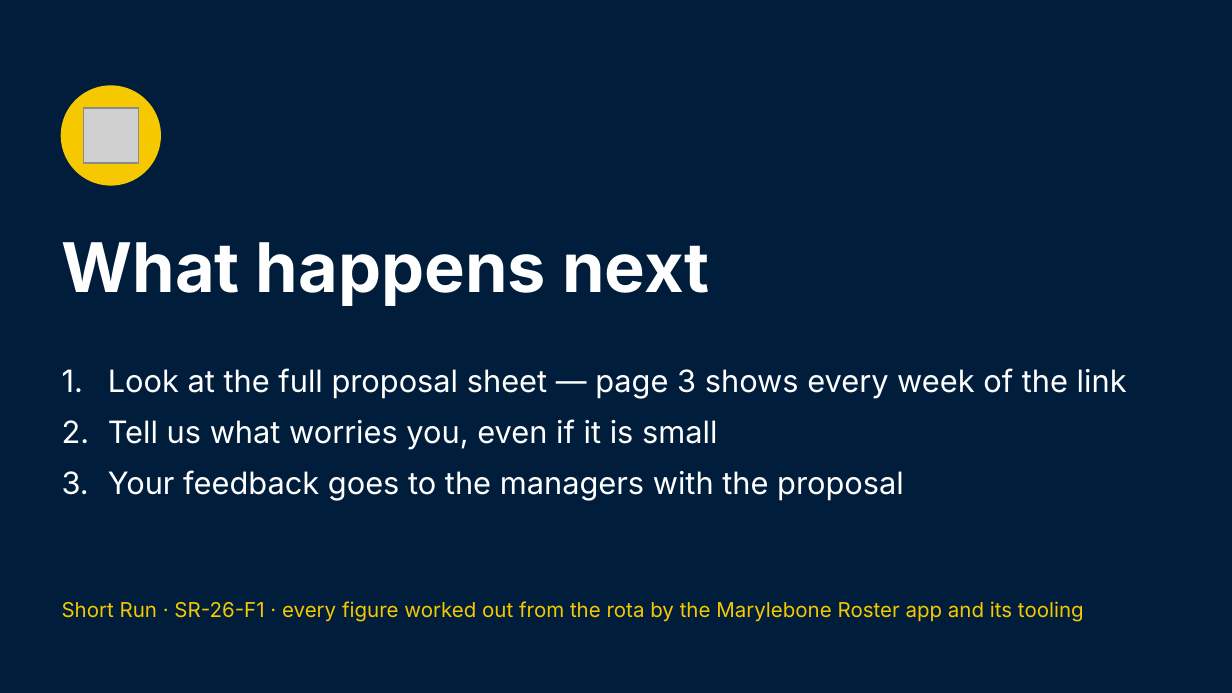
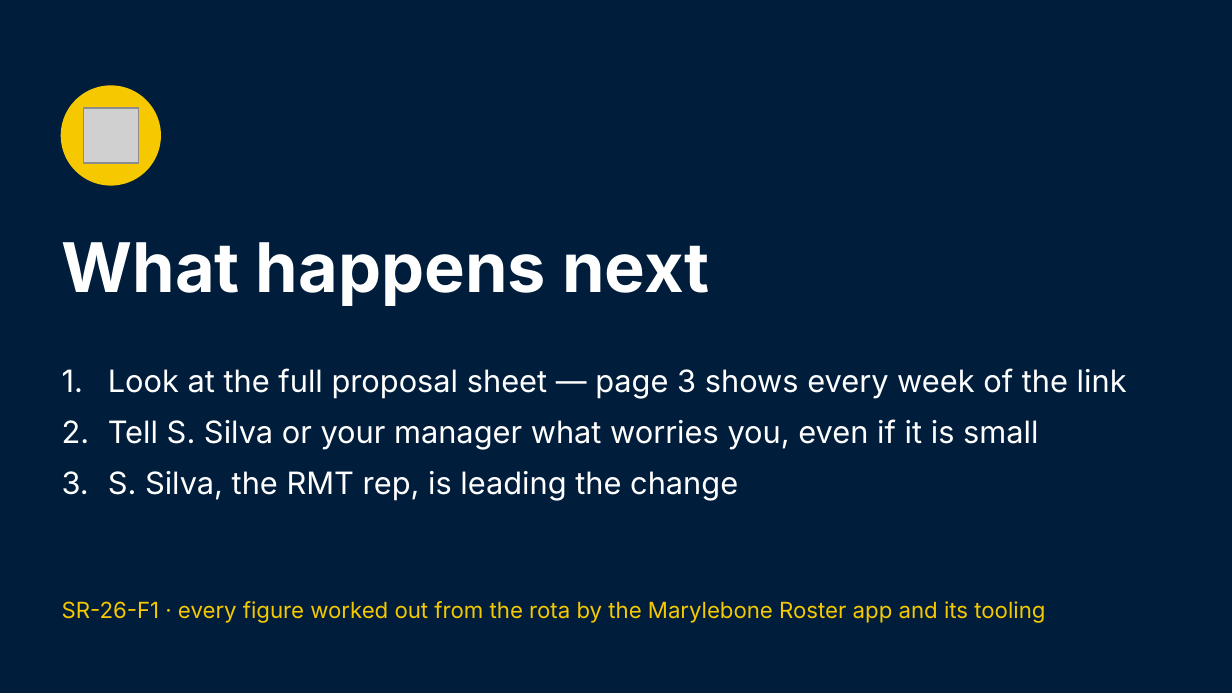
Before and after one commit to Garethdavidmiller/roster-app, a slide deck: slide 15 of docs/links-26/presentations/Short-Run-for-colleagues.pptx. Drawn at 1232x693 pixels with LibreOffice and Linux fonts; fonts in the diff are those of the drawing; grey boxes stand for pictures. Boxes give left, top, right and bottom in pixels: in the first picture for what was removed or moved away, otherwise in the second. Text is boxed around its words. In the diff, an @@ line names an element or a change of style, - is before the commit and + after.

```diff
--- a/docs/links-26/presentations/Short-Run-for-colleagues.pptx
+++ b/docs/links-26/presentations/Short-Run-for-colleagues.pptx
@@ text at (108,419,1038,500): text changed @@
-2. Tell us what worries you, even if it is small
-3. Your feedback goes to the managers with the proposal
+2. Tell S. Silva or your manager what worries you, even if it is small
+3. S. Silva, the RMT rep, is leading the change
@@ text at (62,601,1045,623): text changed; size 12 to 13 pt @@
-Short Run · SR-26-F1 · every figure worked out from the rota by the Marylebone Roster app and its tooling
+SR-26-F1 · every figure worked out from the rota by the Marylebone Roster app and its tooling
```
Also in this commit, not shown: 10 other slides changed, 56 other files.
